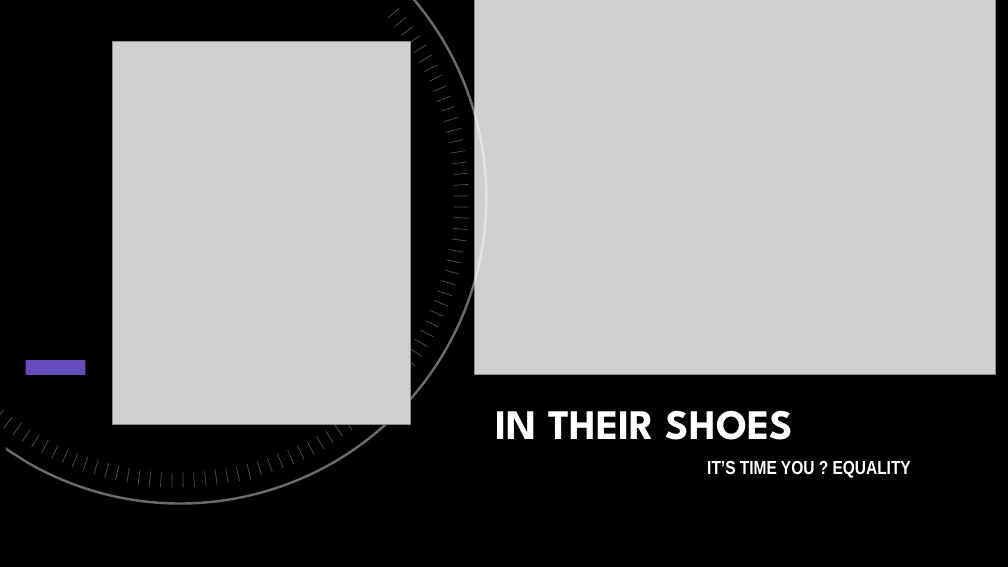
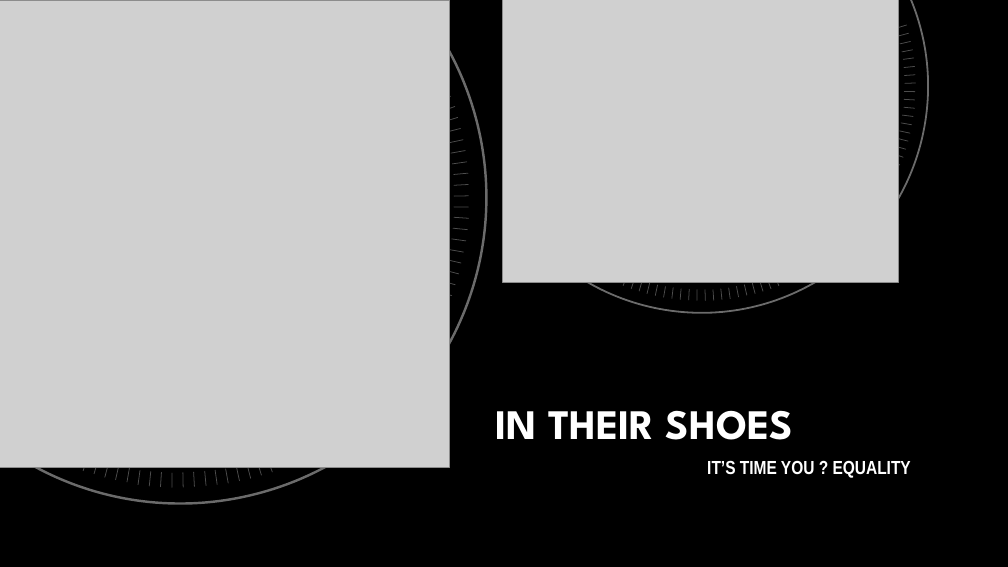
Before and after one commit to glasgow2017/team-5, a slide deck: slide 1 of Presentation/codeforhood.pptx. Drawn at 1008x567 pixels with LibreOffice and Linux fonts; fonts in the diff are those of the drawing; grey boxes stand for pictures; background and template pictures are left out. Boxes give left, top, right and bottom in pixels: in the first picture for what was removed or moved away, otherwise in the second. Text is boxed around its words. In the diff, an @@ line names an element or a change of style, - is before the commit and + after.

```diff
--- a/Presentation/codeforhood.pptx
+++ b/Presentation/codeforhood.pptx
@@ picture: place and size @@
-picture at (113,42,411,425)
+picture at (0,0,450,467)
@@ group removed at (4,8,448,464): 30 lines @@
@@ picture: place and size @@
-picture at (475,0,996,374)
+picture at (503,0,899,282)
@@ group added at (616,25,916,300): 40 lines @@
@@ rectangle removed at (26,361,85,375) @@
```
Also in this commit, not shown: 5 other slides changed.
